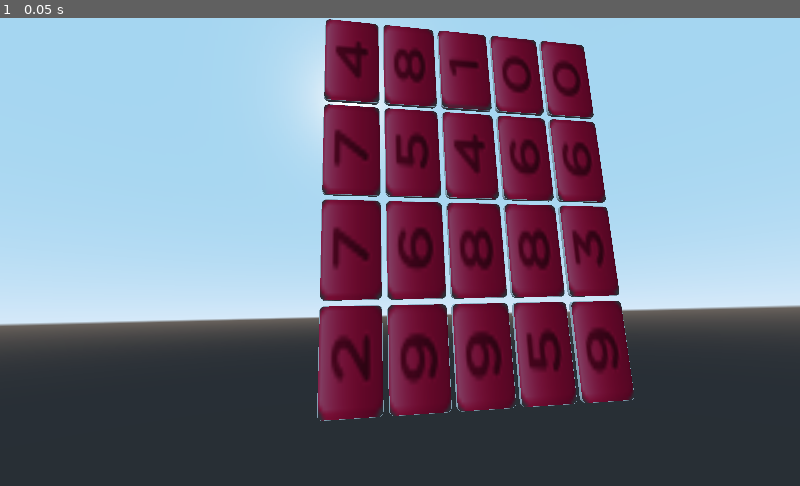
Above: before the commit, frame 1.
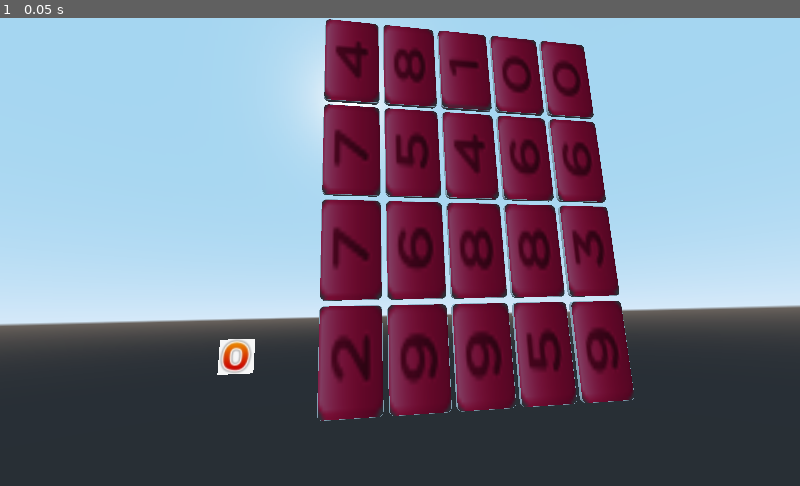
Above: after the commit, the same moment.

Repository: Seb-C89/godot-domino
Game: Godot game, scene res://scn/game.tscn
Two runs of this game, one before a commit and one after it. Both use one fixed random seed, a clock stepped at 60 frames per second and the inputs below.
Inputs:
- Up to frame 1 (0.05 s): no input

The runs differ from the first frame. In frame 1, 0.3% of the frame differs, in the area x 27-32%, y 68-77%.

Commit message:
default scene

Diff:
--- a/project.godot
+++ b/project.godot
@@ -7,6 +7,16 @@
 ;   param=value ; assign values to parameters
 
 config_version=4
+
+_global_script_classes=[ {
+"base": "Reference",
+"class": "chain",
+"language": "GDScript",
+"path": "res://scn/chain.gd"
+} ]
+_global_script_class_icons={
+"chain": ""
+}
 
 [application]
 
--- a/scn/game.gd
+++ b/scn/game.gd
@@ -15,7 +15,8 @@
 	#var rng2 = RandomNumberGenerator.new()
 	#rng2.seed = rng.seed
 
-	get_node("Board").init(4, 5, 0.1, rng)
+	get_node("Board_1").init(4, 5, 0.1, rng)
+	get_node("Board_1/Compteur").connect_to_board(get_node("Board_1"))
 
 #	get_node("Texte").set_text("Sebastien")
 #	get_node("Texte").update_text("AbCd")
--- a/scn/game.tscn
+++ b/scn/game.tscn
@@ -1,12 +1,28 @@
-[gd_scene load_steps=3 format=2]
+[gd_scene load_steps=5 format=2]
 
 [ext_resource path="res://scn/board.tscn" type="PackedScene" id=1]
 [ext_resource path="res://scn/game.gd" type="Script" id=2]
+[ext_resource path="res://scn/texte.tscn" type="PackedScene" id=3]
+[ext_resource path="res://scn/compteur.tscn" type="PackedScene" id=4]
 
 [node name="game" type="Spatial"]
 script = ExtResource( 2 )
 
 [node name="Camera" type="Camera" parent="."]
-transform = Transform( 0.989611, -0.00412707, -0.14371, -0.023033, 0.982125, -0.186814, 0.141912, 0.188184, 0.971827, 0, 0.792563, 6.49657 )
+transform = Transform( 0.989611, -0.00412715, -0.14371, -0.023033, 0.982125, -0.186815, 0.141912, 0.188184, 0.971827, 0, 0.792563, 6.49657 )
 
-[node name="Board" parent="." instance=ExtResource( 1 )]
+[node name="Board_1" parent="." instance=ExtResource( 1 )]
+
+[node name="Compteur" parent="Board_1" instance=ExtResource( 4 )]
+transform = Transform( 1, 0, 0, 0, 1, 0, 0, 0, 1, -1.93447, 0, 1.02655 )
+
+[node name="Board_2" parent="." instance=ExtResource( 1 )]
+
+[node name="Compteur" parent="Board_2" instance=ExtResource( 4 )]
+
+[node name="Chrono" parent="." instance=ExtResource( 3 )]
+transform = Transform( 0.989611, -0.00412716, -0.14371, -0.023033, 0.982125, -0.186815, 0.141912, 0.188184, 0.971827, 0, 0.792563, 6.49657 )
+
+[node name="Timer" type="Timer" parent="."]
+
+[node name="insert_coin" parent="." instance=ExtResource( 3 )]
